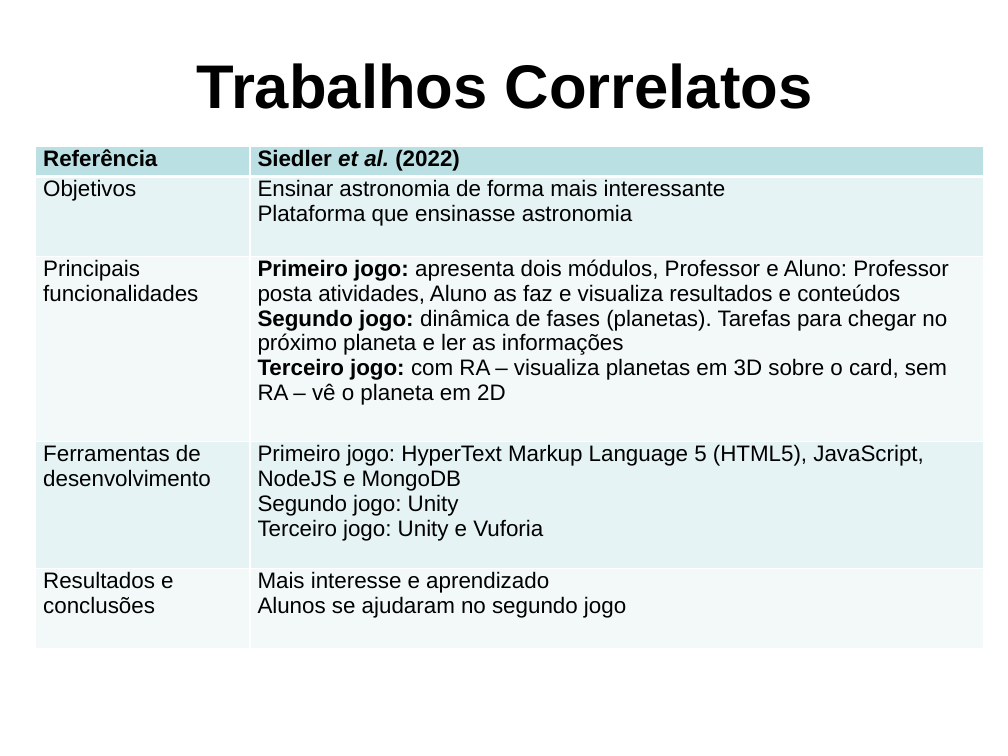
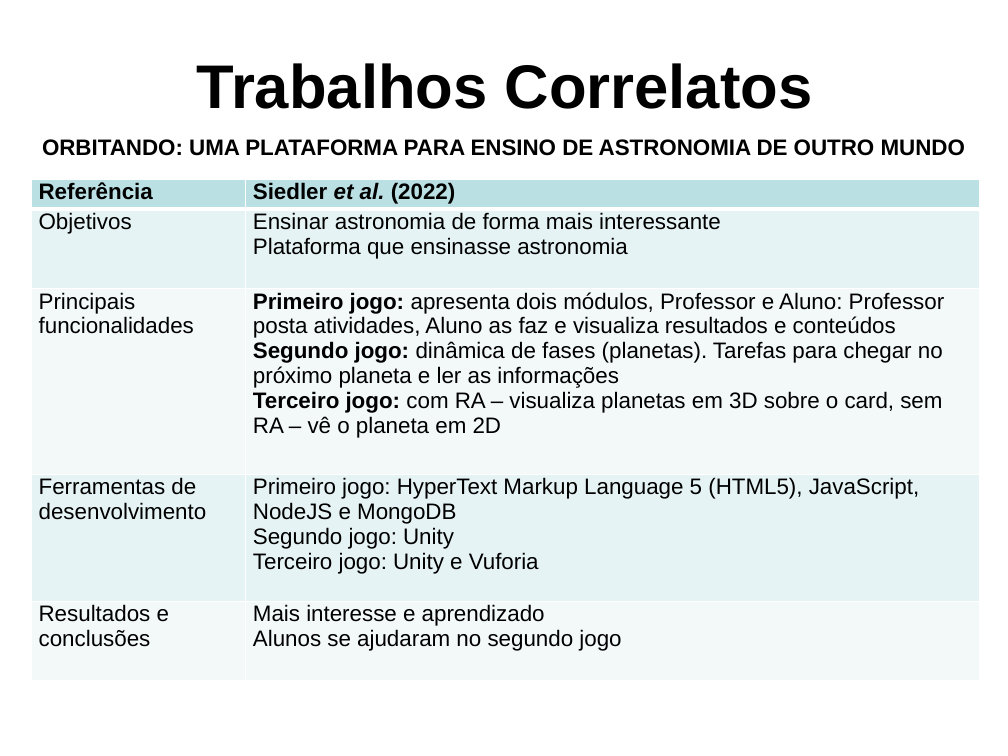
Before and after one commit to PanicAThePython/tcc_NataliaSensWeise, a slide deck: slide 8 of Slides_NataliaSensWeise.pptx. Drawn at 1008x756 pixels with LibreOffice and Linux fonts; fonts in the diff are those of the drawing; background and template pictures are left out. Boxes give left, top, right and bottom in pixels: in the first picture for what was removed or moved away, otherwise in the second. Text is boxed around its words. In the diff, an @@ line names an element or a change of style, - is before the commit and + after.

```diff
--- a/Slides_NataliaSensWeise.pptx
+++ b/Slides_NataliaSensWeise.pptx
@@ text added at [42,139,965,156], 16 pt, text #000000, bold @@
+ORBITANDO: UMA PLATAFORMA PARA ENSINO DE ASTRONOMIA DE OUTRO MUNDO
@@ table: place and size @@
-table at [35,147,984,648]
+table at [31,179,980,680]
```
Also in this commit, not shown: 2 other slides changed.
